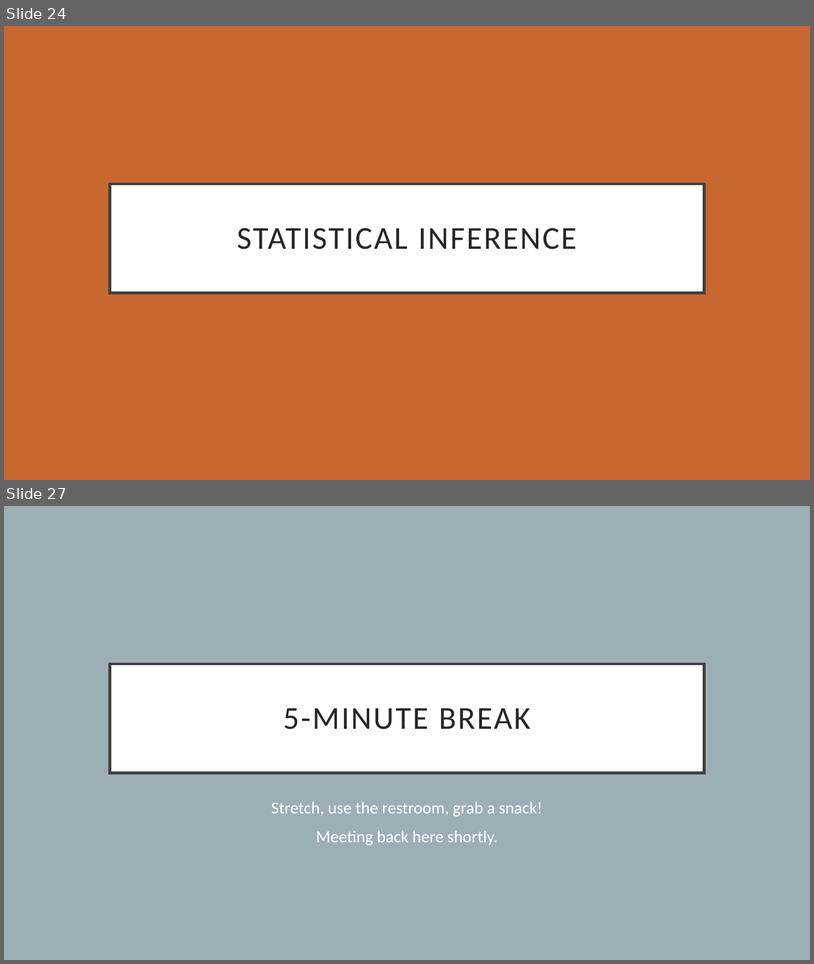
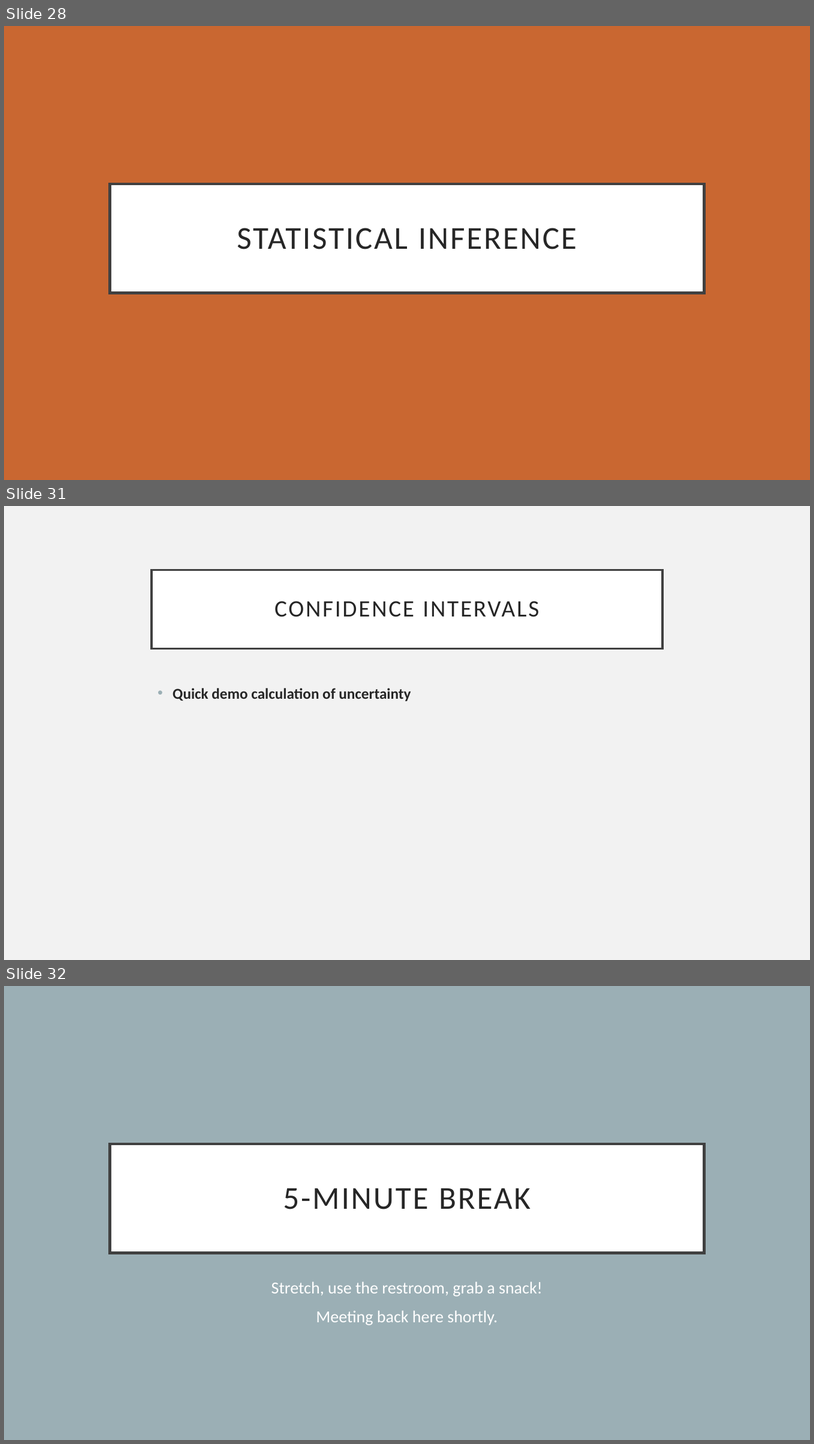
Before and after one commit to eholdmore/StatsForCompBio, a slide deck: Stats-for-Comp-Bio.pptx. Shown one above the other, each under a label of ours: slides 24 and 27 before the commit, slides 28, 31 and 32 after it; the slides between them are not shown. The pictures are 814x964 and 814x1444 pixels, drawn with LibreOffice and Linux fonts; fonts in the diff are those of the drawing. Boxes give left, top, right and bottom in pixels: in the first picture for what was removed or moved away, otherwise in the second. Text is boxed around its words. In the diff, an @@ line names an element or a change of style, - is before the commit and + after.

```diff
--- a/Stats-for-Comp-Bio.pptx
+++ b/Stats-for-Comp-Bio.pptx
@@ slide 31 added at (4,506,810,960), background #F2F2F2 @@
@@ title added at (152,570,663,648), fill #FFFFFF, outline #404040 2.5 pt, 28 pt, text #262626 @@
+CONFIDENCE INTERVALS
@@ text added at (173,688,411,701), 18 pt, text #262626, bold @@
+• Quick demo calculation of uncertainty
@@ what was slide 24 is now slide 28 @@
@@ what was slide 27 is now slide 32 @@
```
Also in this commit, not shown: 10 slides changed, 7 other slides added, 3 slides removed, 1 other file.
